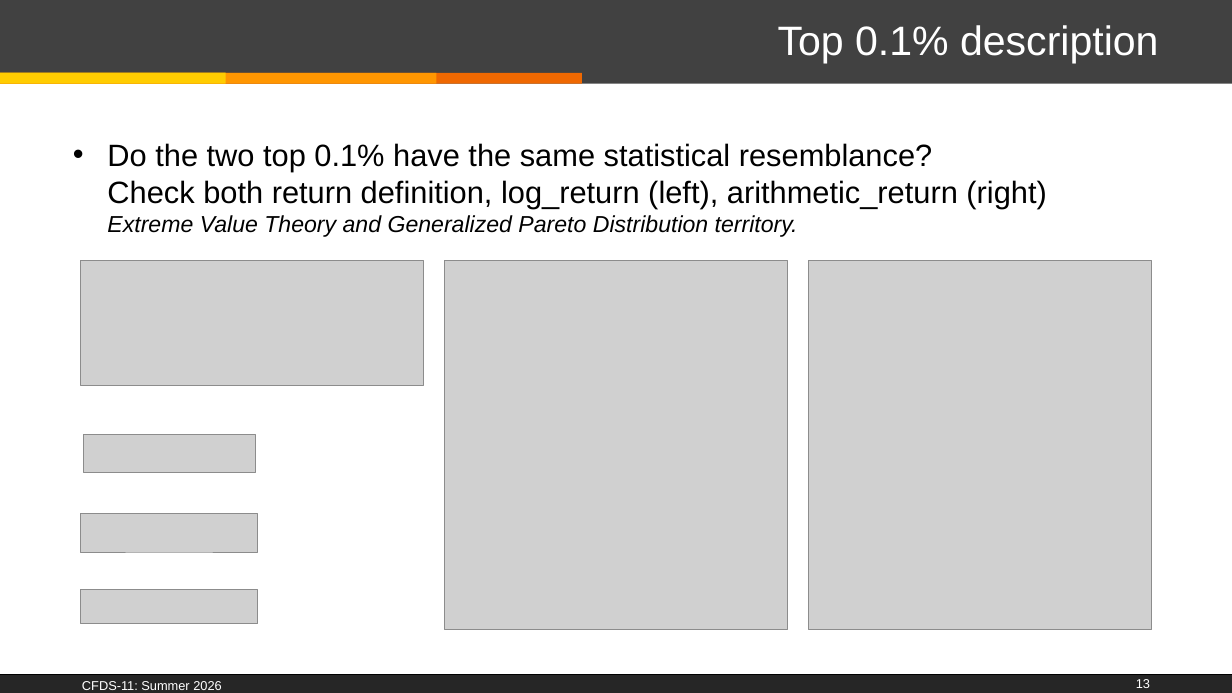
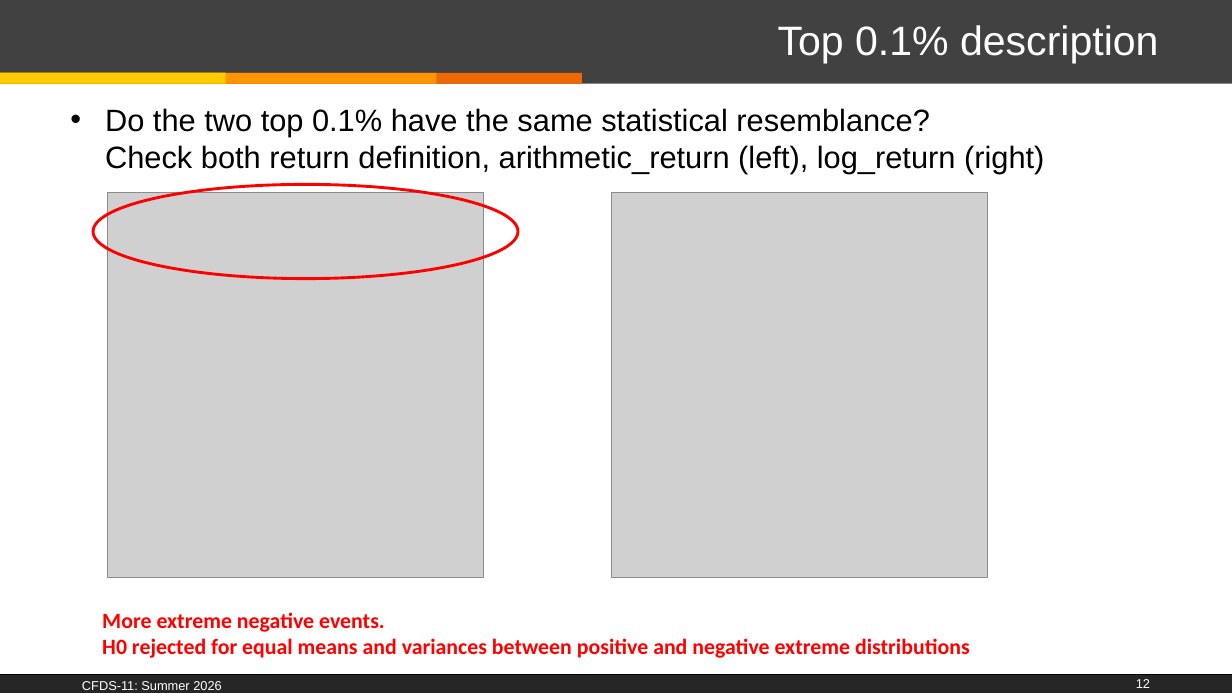
Before and after one commit to PierreNiberon/CFDS-Project, a slide deck: slide 12 of CFDS-11_Class-2025_26-PierreNiberon.pptx (slide 13 before the commit). Drawn at 1232x693 pixels with LibreOffice and Linux fonts; fonts in the diff are those of the drawing; grey boxes stand for pictures; background and template pictures are left out. Boxes give left, top, right and bottom in pixels: in the first picture for what was removed or moved away, otherwise in the second. Text is boxed around its words. In the diff, an @@ line names an element or a change of style, - is before the commit and + after.

```diff
--- a/CFDS-11_Class-2025_26-PierreNiberon.pptx
+++ b/CFDS-11_Class-2025_26-PierreNiberon.pptx
@@ text at box(105, 108, 1044, 174): text changed @@
-• Do the two top 0.1% have the same statistical resemblance?
-  Check both return definition, log_return (left), arithmetic_return (right)
-  Extreme Value Theory and Generalized Pareto Distribution territory.
+• Do the two top 0.1% have the same statistical resemblance?
+  Check both return definition, arithmetic_return (left), log_return (right)
@@ ellipse added at box(93, 185, 518, 279), outline #FF0000 2.25 pt @@
@@ picture: place and size @@
-picture at box(808, 260, 1151, 630)
+picture at box(108, 192, 484, 577)
@@ picture: place and size @@
-picture at box(444, 260, 787, 630)
+picture at box(611, 192, 987, 577)
@@ picture removed at box(80, 260, 423, 385) @@
@@ picture removed at box(83, 434, 255, 473) @@
@@ picture removed at box(80, 513, 258, 552) @@
@@ picture removed at box(80, 589, 258, 623) @@
@@ text added at box(102, 612, 970, 658), 17 pt, text #FF0000, bold @@
+More extreme negative events.
+H0 rejected for equal means and variances between positive and negative extreme distributions
```
Also in this commit, not shown: 20 other slides changed, 1 slide added, 15 slides removed, 3 other files.
